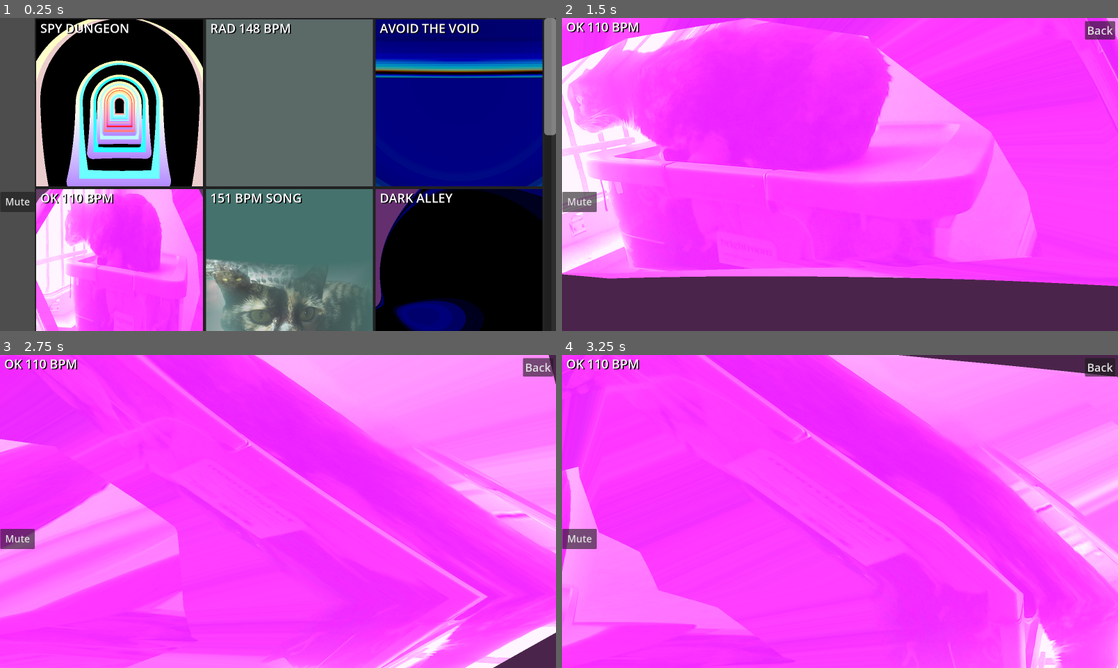
Above: before the commit, frames 1-4 (two rows, left to right).
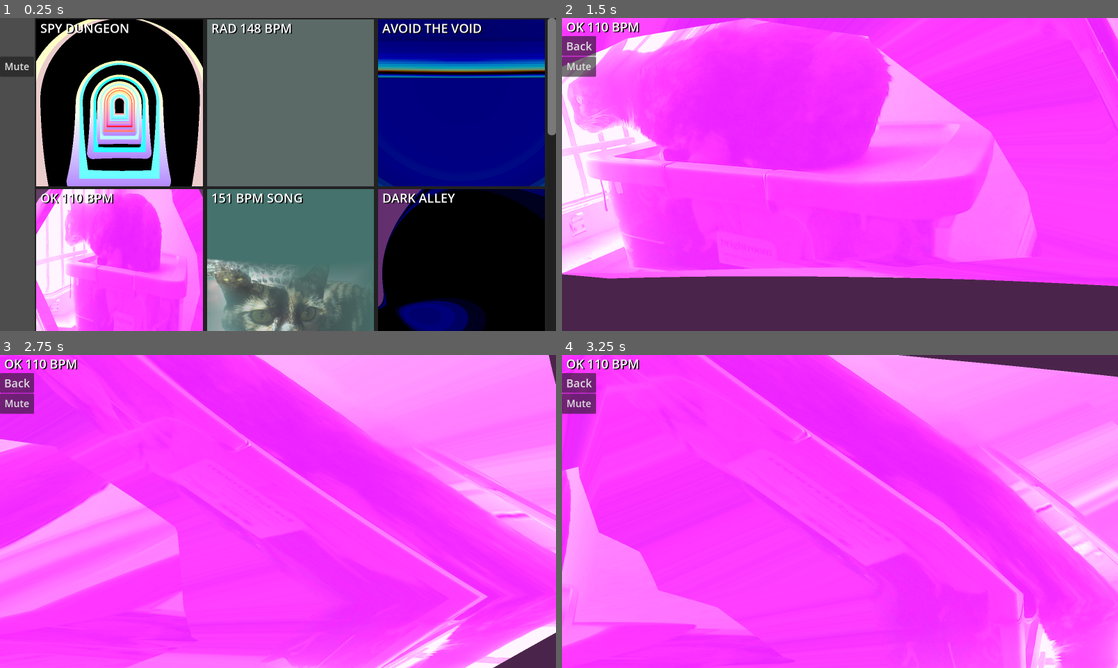
Above: after the commit, the same moments.

Repository: keithfarnham/ShaderMusic
Game: Godot game, scene res://scenes/frontend.tscn
Two runs of this game, one before a commit and one after it. Both use one fixed random seed, a clock stepped at 60 frames per second and the inputs below. Video files are missing from this copy of the repository; at most half a second of black plays in their place.
Inputs (mouse positions are in pixels of both pictures, inside the frame that each line leads up to):
- Up to frame 1 (0.25 s): no input
- Up to frame 2 (1.5 s): click (684, 271) at 0.5 s; move the mouse to (962, 158) at 1.27 s
- Up to frame 3 (2.75 s): move the mouse to (166, 527) at 2.02 s
- Up to frame 4 (3.25 s): move the mouse to (895, 442) at 2.77 s

The runs differ from the first frame. In frame 1, 4.8% of the frame differs, in the area x 0-100%, y 0-100%; in frame 2, 1.5%; in frame 3, 1.5%; in frame 4, 1.5%.

Commit message:
moved buttons to better spot

Diff:
--- /dev/null
+++ b/button_theme.tres
@@ -0,0 +1,22 @@
+[gd_resource type="Theme" load_steps=3 format=3 uid="uid://dl7hsxqj5hlts"]
+
+[sub_resource type="StyleBoxFlat" id="StyleBoxFlat_cwtma"]
+draw_center = false
+border_width_left = 8
+border_width_top = 8
+border_width_right = 8
+border_width_bottom = 8
+border_color = Color(1, 1, 1, 1)
+
+[sub_resource type="StyleBoxFlat" id="StyleBoxFlat_r476b"]
+draw_center = false
+border_width_left = 8
+border_width_top = 8
+border_width_right = 8
+border_width_bottom = 8
+border_color = Color(1, 1, 1, 1)
+
+[resource]
+Button/constants/outline_size = 18
+Button/styles/focus = SubResource("StyleBoxFlat_cwtma")
+Button/styles/hover = SubResource("StyleBoxFlat_r476b")
--- a/scenes/frontend.tscn
+++ b/scenes/frontend.tscn
@@ -1,8 +1,9 @@
-[gd_scene load_steps=30 format=3 uid="uid://o06dhycxveqi"]
+[gd_scene load_steps=31 format=3 uid="uid://o06dhycxveqi"]
 
 [ext_resource type="Script" uid="uid://f65p7mjhpe20" path="res://script/frontend.gd" id="1_vs02b"]
 [ext_resource type="Theme" uid="uid://cxwxhao7ixvdr" path="res://theme.tres" id="2_nkr6t"]
 [ext_resource type="PackedScene" uid="uid://dd7kotp8gikuj" path="res://scenes/song_scenes/driftintothesun_scene.tscn" id="3_2lb60"]
+[ext_resource type="Theme" uid="uid://dl7hsxqj5hlts" path="res://button_theme.tres" id="3_cwtma"]
 [ext_resource type="PackedScene" uid="uid://ded4don8t8gwt" path="res://scenes/song_scenes/spydungeon_scene.tscn" id="4_s4fqh"]
 [ext_resource type="PackedScene" uid="uid://ch62adtgahhjb" path="res://scenes/song_scenes/foginthetv.tscn" id="5_mtvot"]
 [ext_resource type="PackedScene" uid="uid://bu7spjaendgs4" path="res://scenes/song_scenes/avoidthevoid_scene.tscn" id="6_s4fqh"]
@@ -85,6 +86,7 @@
 layout_mode = 2
 size_flags_horizontal = 3
 size_flags_vertical = 3
+theme = ExtResource("3_cwtma")
 icon = SubResource("ViewportTexture_hv4f0")
 
 [node name="SubViewport" type="SubViewport" parent="ButtonsPanelContainer/ButtonsScrollContainer/ButtonsGridContainer/spydungeon"]
@@ -95,6 +97,7 @@
 
 [node name="rad148bpm" type="Button" parent="ButtonsPanelContainer/ButtonsScrollContainer/ButtonsGridContainer"]
 layout_mode = 2
+theme = ExtResource("3_cwtma")
 icon = SubResource("ViewportTexture_iwtne")
 
 [node name="SubViewport" type="SubViewport" parent="ButtonsPanelContainer/ButtonsScrollContainer/ButtonsGridContainer/rad148bpm"]
@@ -107,6 +110,7 @@
 layout_mode = 2
 size_flags_horizontal = 3
 size_flags_vertical = 3
+theme = ExtResource("3_cwtma")
 icon = SubResource("ViewportTexture_s4fqh")
 
 [node name="SubViewport" type="SubViewport" parent="ButtonsPanelContainer/ButtonsScrollContainer/ButtonsGridContainer/avoidthevoid"]
@@ -119,6 +123,7 @@
 layout_mode = 2
 size_flags_horizontal = 3
 size_flags_vertical = 3
+theme = ExtResource("3_cwtma")
 icon = SubResource("ViewportTexture_fcry4")
 
 [node name="SubViewport" type="SubViewport" parent="ButtonsPanelContainer/ButtonsScrollContainer/ButtonsGridContainer/ok110bpm"]
@@ -129,6 +134,7 @@
 
 [node name="151bpmsong" type="Button" parent="ButtonsPanelContainer/ButtonsScrollContainer/ButtonsGridContainer"]
 layout_mode = 2
+theme = ExtResource("3_cwtma")
 icon = SubResource("ViewportTexture_r476b")
 
 [node name="SubViewport" type="SubViewport" parent="ButtonsPanelContainer/ButtonsScrollContainer/ButtonsGridContainer/151bpmsong"]
@@ -139,6 +145,7 @@
 
 [node name="darkalley" type="Button" parent="ButtonsPanelContainer/ButtonsScrollContainer/ButtonsGridContainer"]
 layout_mode = 2
+theme = ExtResource("3_cwtma")
 icon = SubResource("ViewportTexture_cwtma")
 
 [node name="SubViewport" type="SubViewport" parent="ButtonsPanelContainer/ButtonsScrollContainer/ButtonsGridContainer/darkalley"]
@@ -151,6 +158,7 @@
 layout_mode = 2
 size_flags_horizontal = 3
 size_flags_vertical = 3
+theme = ExtResource("3_cwtma")
 icon = SubResource("ViewportTexture_kyb01")
 
 [node name="SubViewport" type="SubViewport" parent="ButtonsPanelContainer/ButtonsScrollContainer/ButtonsGridContainer/spookybells"]
@@ -163,6 +171,7 @@
 layout_mode = 2
 size_flags_horizontal = 3
 size_flags_vertical = 3
+theme = ExtResource("3_cwtma")
 icon = SubResource("ViewportTexture_12112")
 
 [node name="SubViewport" type="SubViewport" parent="ButtonsPanelContainer/ButtonsScrollContainer/ButtonsGridContainer/symbioteinmycomputer"]
@@ -175,6 +184,7 @@
 layout_mode = 2
 size_flags_horizontal = 3
 size_flags_vertical = 3
+theme = ExtResource("3_cwtma")
 icon = SubResource("ViewportTexture_ih2vb")
 
 [node name="SubViewport" type="SubViewport" parent="ButtonsPanelContainer/ButtonsScrollContainer/ButtonsGridContainer/scaryrobotnoise"]
@@ -187,6 +197,7 @@
 layout_mode = 2
 size_flags_horizontal = 3
 size_flags_vertical = 3
+theme = ExtResource("3_cwtma")
 icon = SubResource("ViewportTexture_07ks5")
 
 [node name="SubViewport" type="SubViewport" parent="ButtonsPanelContainer/ButtonsScrollContainer/ButtonsGridContainer/foginthetv"]
@@ -199,6 +210,7 @@
 layout_mode = 2
 size_flags_horizontal = 3
 size_flags_vertical = 3
+theme = ExtResource("3_cwtma")
 icon = SubResource("ViewportTexture_xxknl")
 
 [node name="SubViewport" type="SubViewport" parent="ButtonsPanelContainer/ButtonsScrollContainer/ButtonsGridContainer/simulatedspace"]
@@ -211,6 +223,7 @@
 layout_mode = 2
 size_flags_horizontal = 3
 size_flags_vertical = 3
+theme = ExtResource("3_cwtma")
 icon = SubResource("ViewportTexture_nkr6t")
 
 [node name="SubViewport" type="SubViewport" parent="ButtonsPanelContainer/ButtonsScrollContainer/ButtonsGridContainer/secretagent"]
@@ -223,6 +236,7 @@
 layout_mode = 2
 size_flags_horizontal = 3
 size_flags_vertical = 3
+theme = ExtResource("3_cwtma")
 icon = SubResource("ViewportTexture_vs02b")
 
 [node name="SubViewport" type="SubViewport" parent="ButtonsPanelContainer/ButtonsScrollContainer/ButtonsGridContainer/driftintothesun"]
@@ -234,10 +248,9 @@
 [node name="BackButton" type="Button" parent="."]
 visible = false
 z_index = 2
-offset_left = 1505.0
-offset_top = 9.0
-offset_right = 1592.0
-offset_bottom = 62.0
+offset_top = 52.0
+offset_right = 98.0
+offset_bottom = 109.0
 theme_override_font_sizes/font_size = 32
 text = "Back"
 
@@ -272,10 +285,9 @@
 
 [node name="Mute" type="Button" parent="."]
 z_index = 1
-offset_left = 1.0
-offset_top = 500.0
-offset_right = 100.0
-offset_bottom = 558.0
+offset_top = 111.0
+offset_right = 98.0
+offset_bottom = 169.0
 theme_override_font_sizes/font_size = 28
 text = "Mute"
 
--- a/theme.tres
+++ b/theme.tres
@@ -1,13 +1,11 @@
 [gd_resource type="Theme" load_steps=3 format=3 uid="uid://cxwxhao7ixvdr"]
 
 [sub_resource type="StyleBoxLine" id="StyleBoxLine_cjfk0"]
-content_margin_right = 24.0
 color = Color(0.12549, 0.12549, 0.12549, 1)
-thickness = 21
+thickness = 24
 vertical = true
 
 [sub_resource type="StyleBoxLine" id="StyleBoxLine_vj6dk"]
-content_margin_right = 24.0
 color = Color(0.12549, 0.12549, 0.12549, 1)
 thickness = 24
 vertical = true
